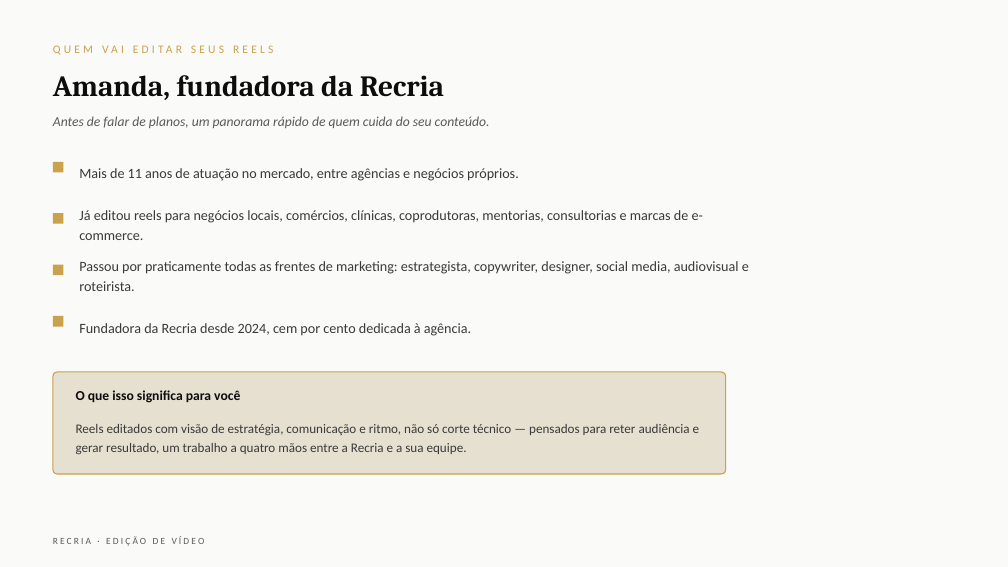
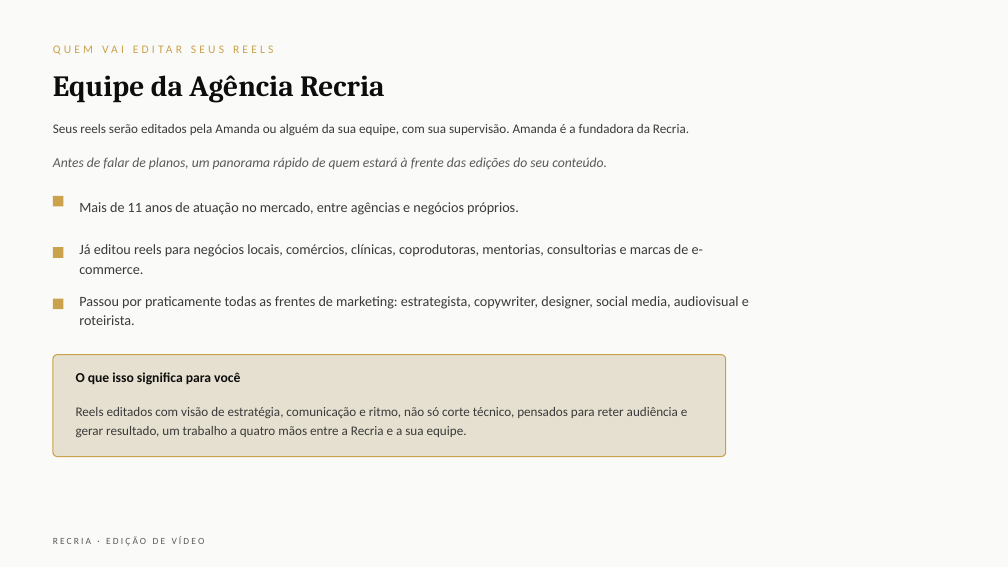
Before and after one commit to queridagratidao/recria-clientes, a slide deck: slide 2 of propostas/Recria - Proposta Edicao de Video.pptx. Drawn at 1008x567 pixels with LibreOffice and Linux fonts; fonts in the diff are those of the drawing. Boxes give left, top, right and bottom in pixels: in the first picture for what was removed or moved away, otherwise in the second. Text is boxed around its words. In the diff, an @@ line names an element or a change of style, - is before the commit and + after.

```diff
--- a/propostas/Recria - Proposta Edicao de Video.pptx
+++ b/propostas/Recria - Proposta Edicao de Video.pptx
@@ text at [53, 75, 384, 103]: text changed @@
-Amanda, fundadora da Recria
+Equipe da Agência Recria
@@ text added at [53, 124, 689, 136], 12.5 pt, text #3A3A3A @@
+Seus reels serão editados pela Amanda ou alguém da sua equipe, com sua supervisão. Amanda é a fundadora da Recria.
@@ text at [53, 157, 607, 169]: text changed @@
-Antes de falar de planos, um panorama rápido de quem cuida do seu conteúdo.
+Antes de falar de planos, um panorama rápido de quem estará à frente das edições do seu conteúdo.
@@ rectangle removed at [53, 162, 64, 172] @@
@@ rectangle: place and size @@
-rectangle at [53, 265, 64, 275]
+rectangle at [53, 247, 64, 258]
@@ 2 rectangles, 1 text, 1 rounded rectangle: place and size @@
-2 rectangles, 1 text, 1 rounded rectangle at [53, 213, 726, 474]
+2 rectangles, 1 text, 1 rounded rectangle at [53, 196, 726, 457]
@@ 3 texts: place and size @@
-3 texts at [79, 168, 749, 291]
+3 texts at [79, 202, 749, 325]
@@ text removed at [79, 323, 471, 336] @@
-Fundadora da Recria desde 2024, cem por cento dedicada à agência.
@@ text at [76, 407, 688, 437]: text changed @@
-Reels editados com visão de estratégia, comunicação e ritmo, não só corte técnico — pensados para reter audiência e gerar resultado, um trabalho a quatro mãos entre a Recria e a sua equipe.
+Reels editados com visão de estratégia, comunicação e ritmo, não só corte técnico, pensados para reter audiência e gerar resultado, um trabalho a quatro mãos entre a Recria e a sua equipe.
```
Also in this commit, not shown: 6 other slides changed, 1 other file.
